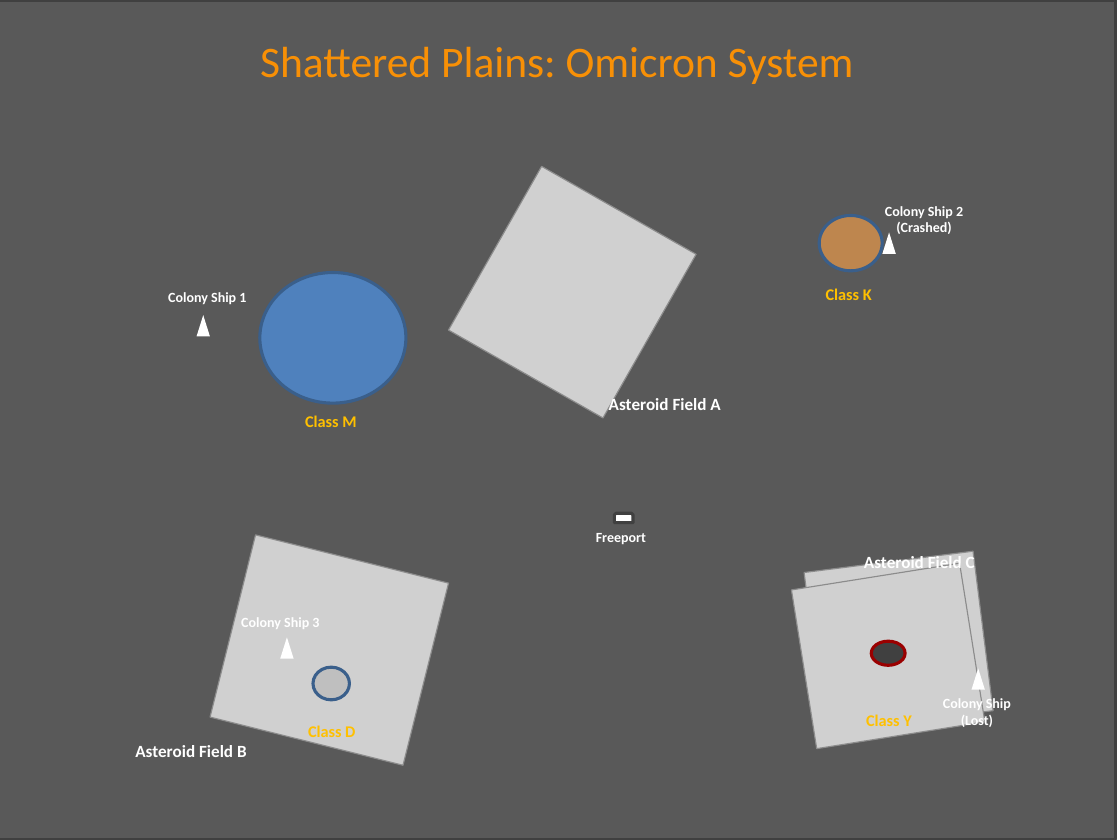
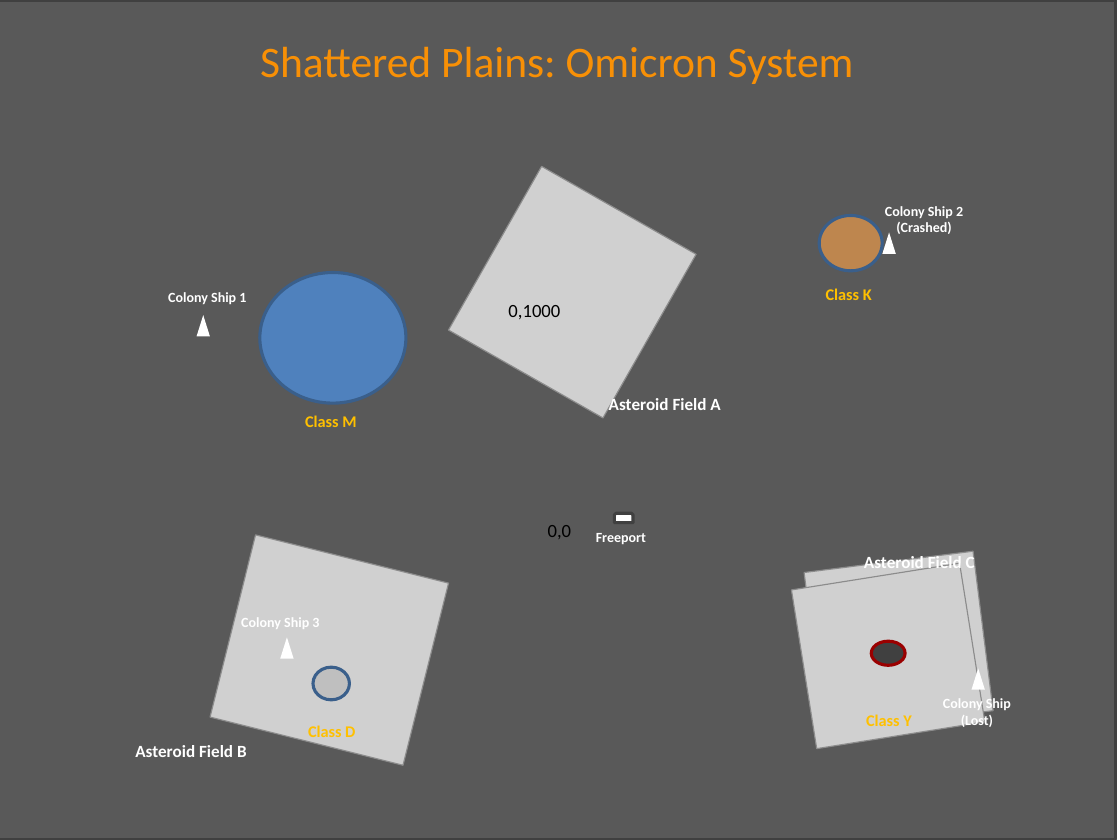
Before and after one commit to asteine8/Shattered_Plains_ModDev, a slide deck: slide 6 of Resources/Shattered Star System.pptx. Drawn at 1120x840 pixels with LibreOffice and Linux fonts; fonts in the diff are those of the drawing; grey boxes stand for pictures. Boxes give left, top, right and bottom in pixels: in the first picture for what was removed or moved away, otherwise in the second. Text is boxed around its words. In the diff, an @@ line names an element or a change of style, - is before the commit and + after.

```diff
--- a/Resources/Shattered Star System.pptx
+++ b/Resources/Shattered Star System.pptx
@@ text added at (508,305,560,319), 12 pt, text #000000 @@
+0,1000
@@ text added at (548,525,572,539), 12 pt, text #000000 @@
+0,0
```
Also in this commit, not shown: 1 slide added, 16 other files.
